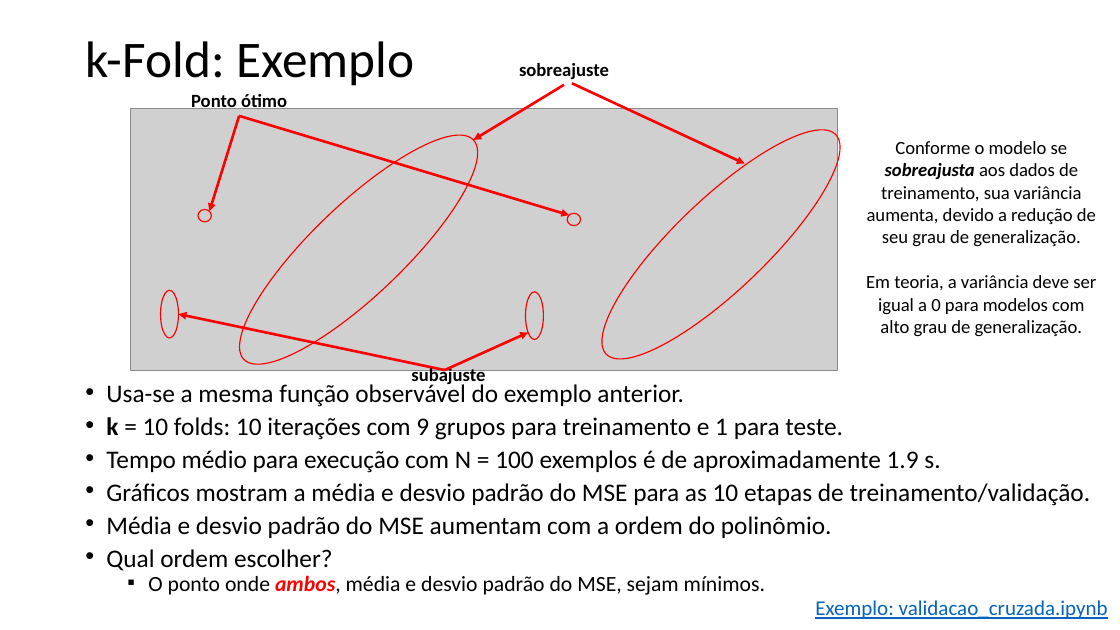
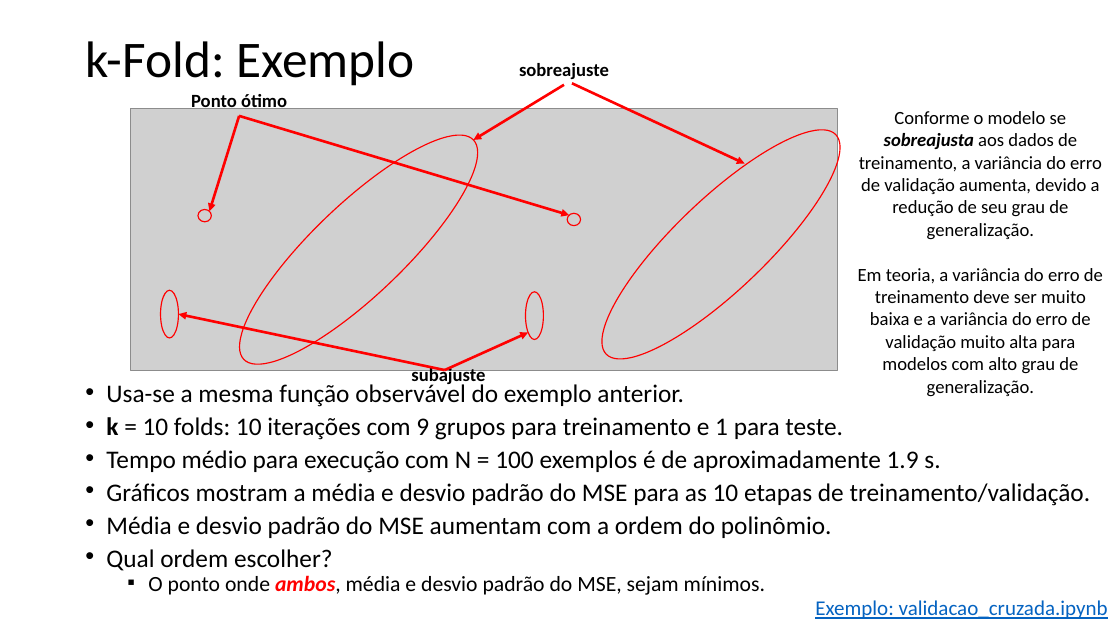
Before and after one commit to zz4fap/t319_aprendizado_de_maquina, a slide deck: slide 8 of slides/T319_Regressão_Linear (Parte V).pptx. Drawn at 1120x630 pixels with LibreOffice and Linux fonts; fonts in the diff are those of the drawing; grey boxes stand for pictures. Boxes give left, top, right and bottom in pixels: in the first picture for what was removed or moved away, otherwise in the second. Text is boxed around its words. In the diff, an @@ line names an element or a change of style, - is before the commit and + after.

```diff
--- a/slides/T319_Regressão_Linear (Parte V).pptx
+++ b/slides/T319_Regressão_Linear (Parte V).pptx
@@ text at [858,111,1103,397]: text changed @@
-Conforme o modelo se sobreajusta aos dados de treinamento, sua variância aumenta, devido a redução de seu grau de generalização.
-Em teoria, a variância deve ser igual a 0 para modelos com alto grau de generalização.
+Conforme o modelo se sobreajusta aos dados de treinamento, a variância do erro de validação aumenta, devido a redução de seu grau de generalização.
+Em teoria, a variância do erro de treinamento deve ser muito baixa e a variância do erro de validação muito alta para modelos com alto grau de generalização.
```
Also in this commit, not shown: 8 other slides changed, 3 other files.
